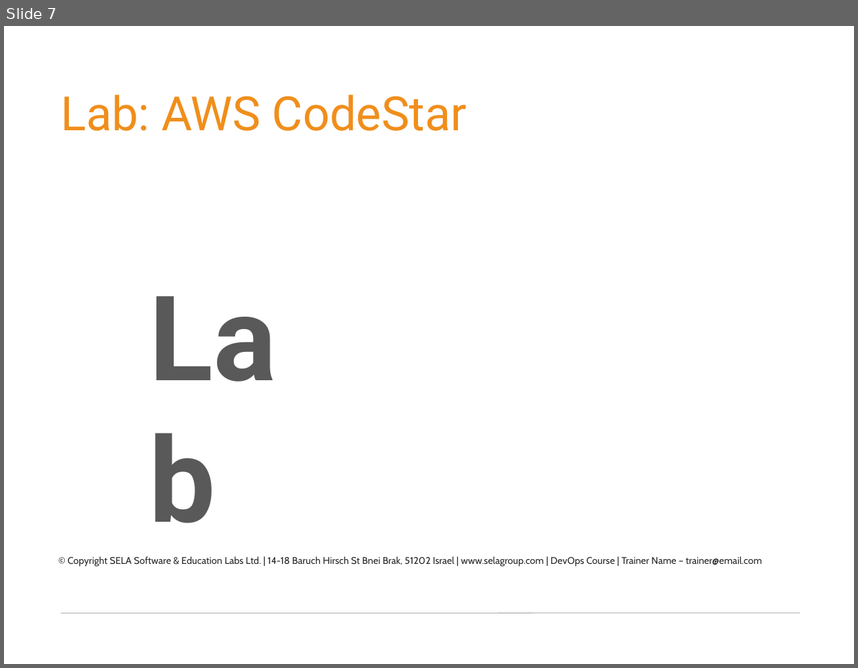
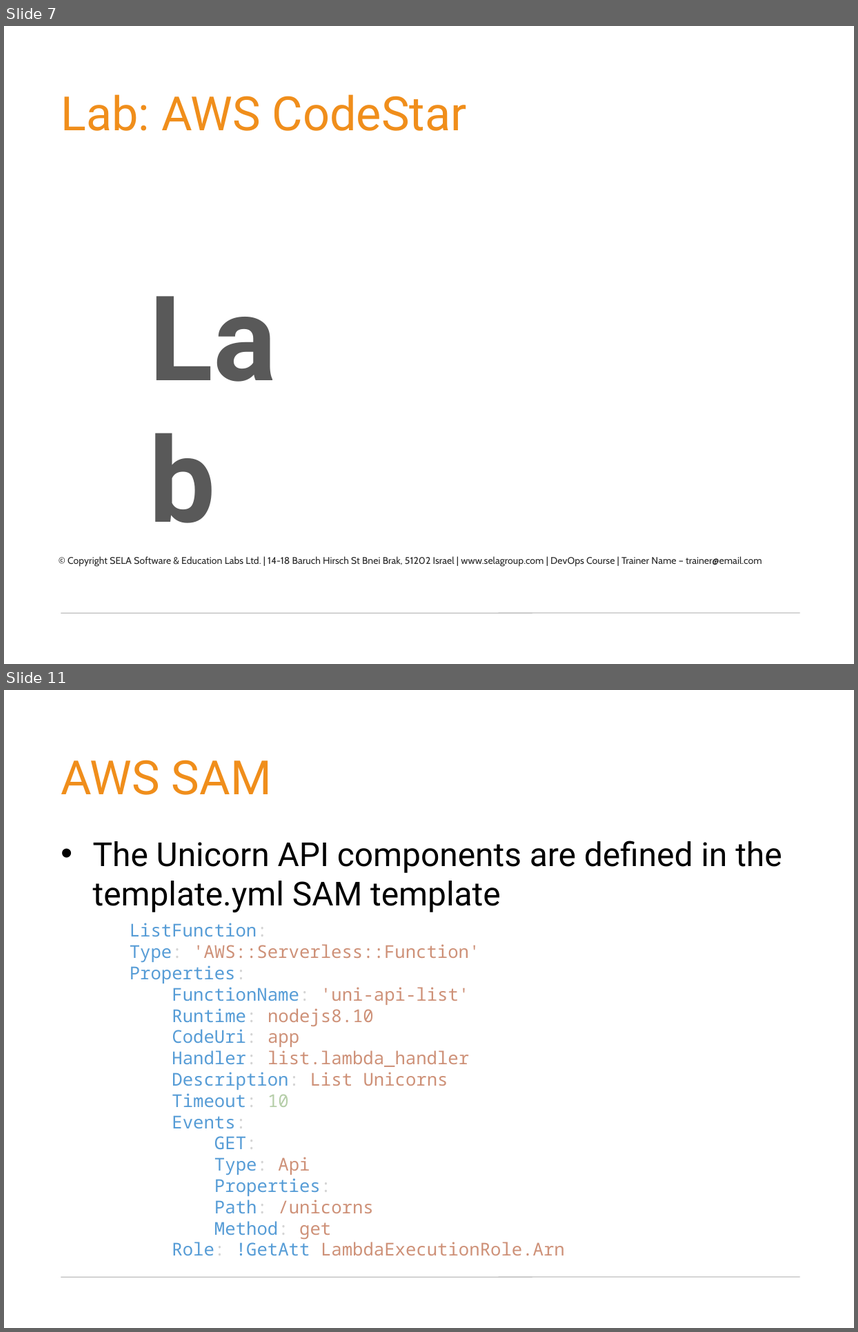
Before and after one commit to germanilia/AWS-MicroServices-Lmabda, a slide deck: Module 04 Building a CI:CD pipeline for serverless applications within AWS (Lambda).pptx. Shown one above the other, each under a label of ours: slide 7 before the commit, slides 7 and 11 after it; the slides between them are not shown. The pictures are 858x668 and 858x1332 pixels, drawn with LibreOffice and Linux fonts; fonts in the diff are those of the drawing; background and template pictures are left out. Boxes give left, top, right and bottom in pixels: in the first picture for what was removed or moved away, otherwise in the second. Text is boxed around its words. In the diff, an @@ line names an element or a change of style, - is before the commit and + after.

```diff
--- a/Module 04 Building a CI:CD pipeline for serverless applications within AWS (Lambda).pptx
+++ b/Module 04 Building a CI:CD pipeline for serverless applications within AWS (Lambda).pptx
@@ slide 11 added at (4,690,854,1328), background picture (left out); not listed: 1 template element that a slide beside it also shows @@
@@ title added at (61,760,272,795), 40 pt, text #F08E1B @@
+AWS SAM
@@ text added at (93,840,782,913), 28 pt, text #000000 @@
+• The Unicorn API components are defined in the template.yml SAM template
@@ text added at (130,923,565,1256), 15 pt, text #CE9178 @@
+ListFunction:
+Type: 'AWS::Serverless::Function'
+Properties:
+  FunctionName: 'uni-api-list'
+  Runtime: nodejs8.10
+  CodeUri: app
+  Handler: list.lambda_handler
+  Description: List Unicorns
+  Timeout: 10
+  Events:
+    GET:
+    Type: Api
+    Properties:
+    Path: /unicorns
+    Method: get
+  Role: !GetAtt LambdaExecutionRole.Arn
```
Also in this commit, not shown: 14 other slides added, 19 other files.
